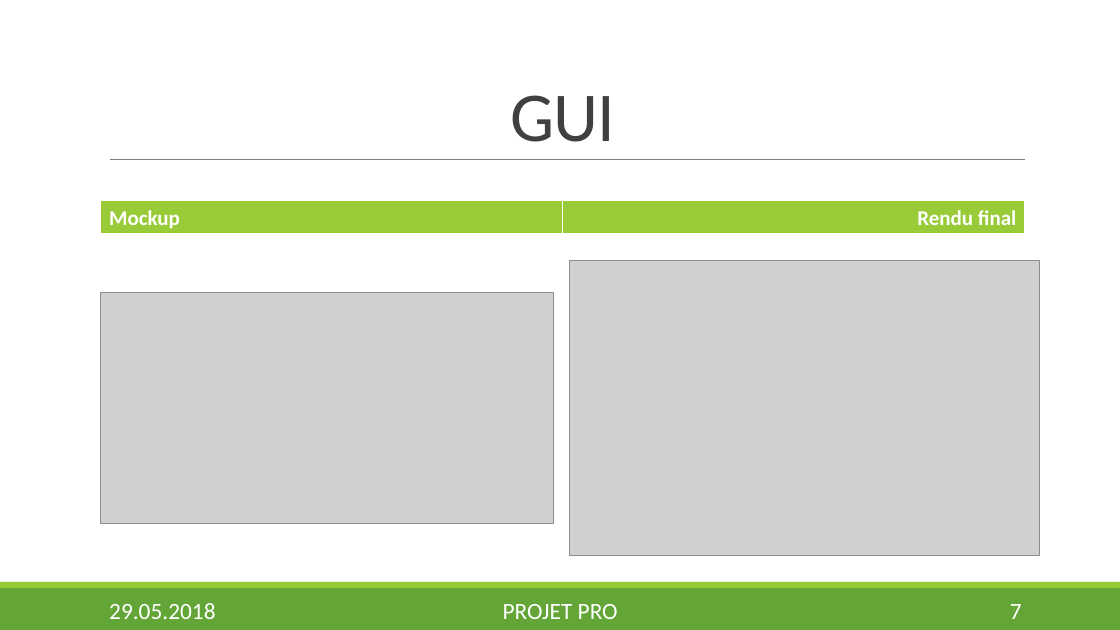
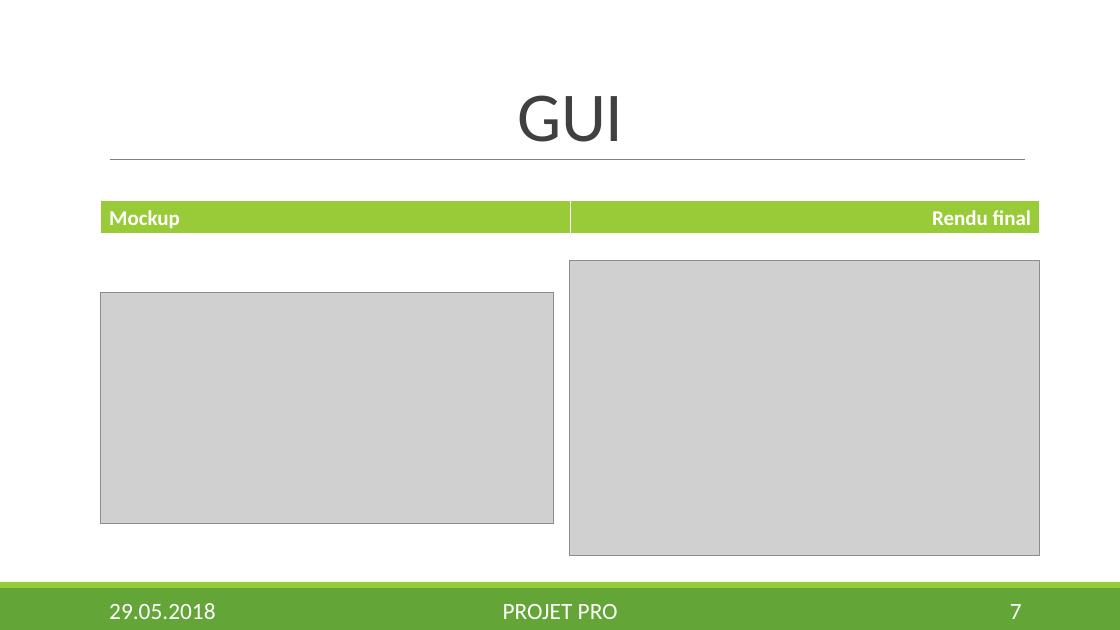
Before and after one commit to Nyahon/PRO, a slide deck: slide 7 of presentation/DaryllFinal.pptx. Drawn at 1120x630 pixels with LibreOffice and Linux fonts; fonts in the diff are those of the drawing; grey boxes stand for pictures; background and template pictures are left out. Boxes give left, top, right and bottom in pixels: in the first picture for what was removed or moved away, otherwise in the second. Text is boxed around its words. In the diff, an @@ line names an element or a change of style, - is before the commit and + after.

```diff
--- a/presentation/DaryllFinal.pptx
+++ b/presentation/DaryllFinal.pptx
@@ title "GUI": place and size @@
-title "GUI" at box(510, 95, 615, 142)
+title "GUI" at box(517, 95, 622, 142)
@@ table: place and size @@
-table at box(101, 201, 1025, 235)
+table at box(101, 201, 1040, 235)
```
Also in this commit, not shown: 9 other slides changed, 3 other files.
